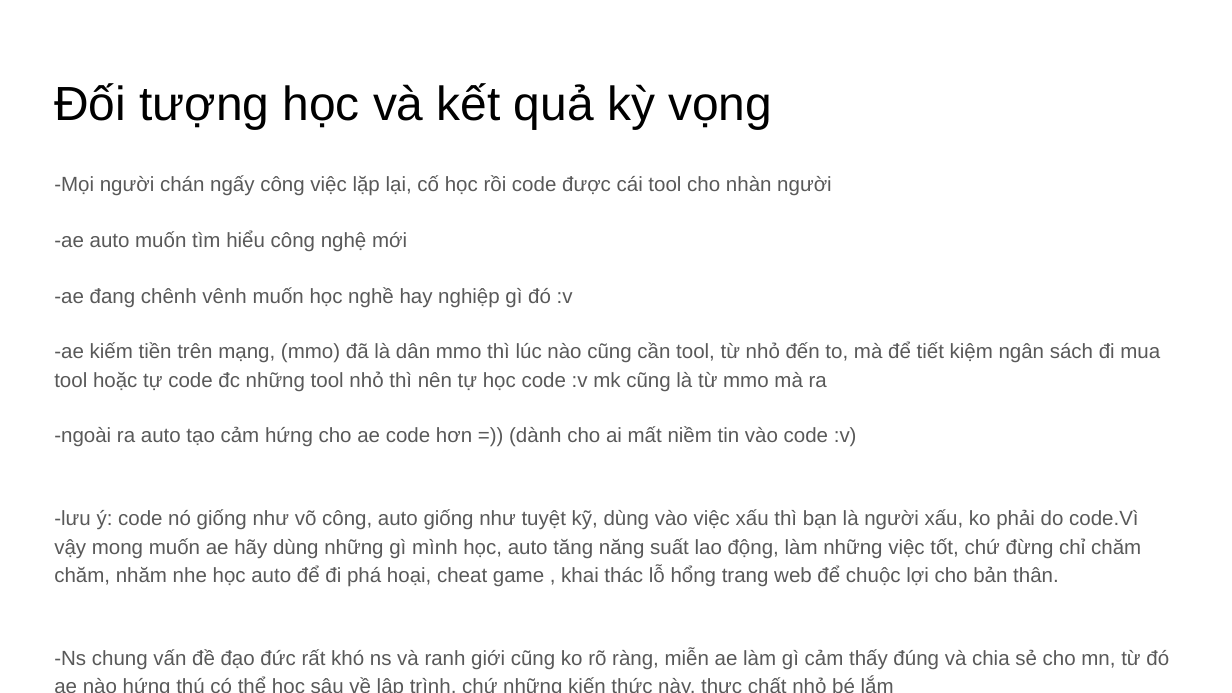
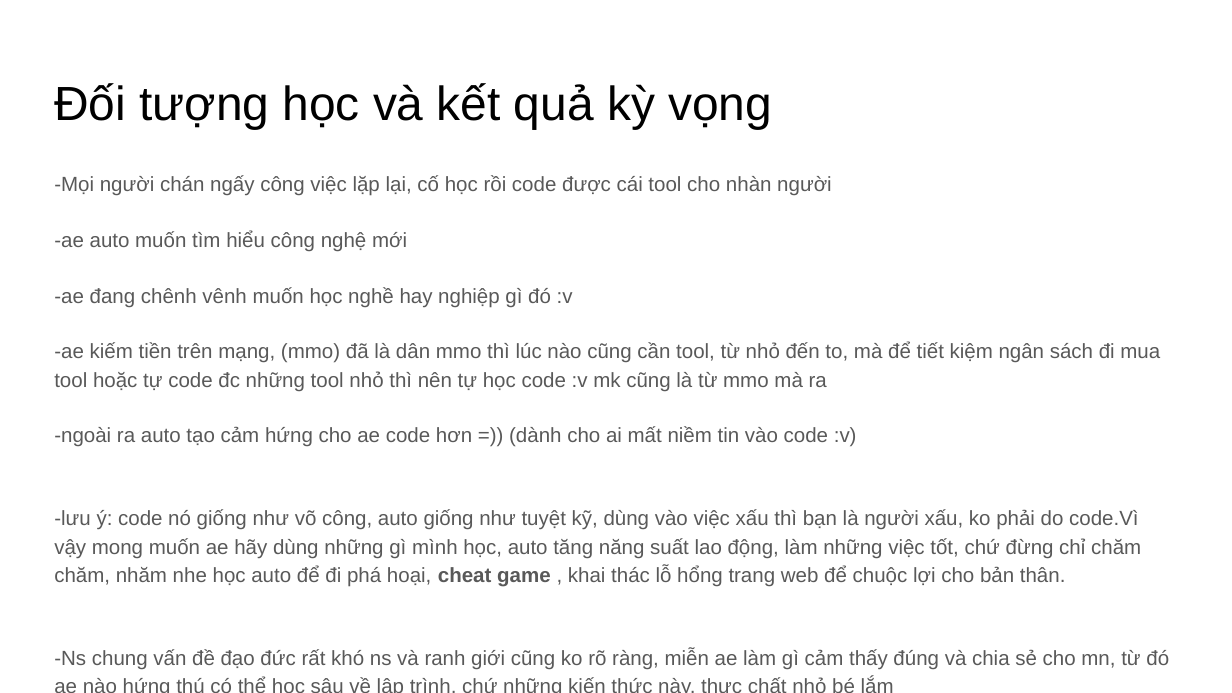
Before and after one commit to nghiahsgs/Python-Automation-Course-nghiahsgs, a slide deck: slide 4 of bai 0 gioi thieu/intro.pptx. Drawn at 1232x693 pixels with LibreOffice and Linux fonts; fonts in the diff are those of the drawing. Boxes give left, top, right and bottom in pixels: in the first picture for what was removed or moved away, otherwise in the second. Text is boxed around its words. In the diff, an @@ line names an element or a change of style, - is before the commit and + after.

Commit message:
make it better

```diff
--- a/bai 0 gioi thieu/intro.pptx
+++ b/bai 0 gioi thieu/intro.pptx
@@ text at (x1=54, y1=509, x2=1141, y2=587): bold on in "cheat game" @@
```
